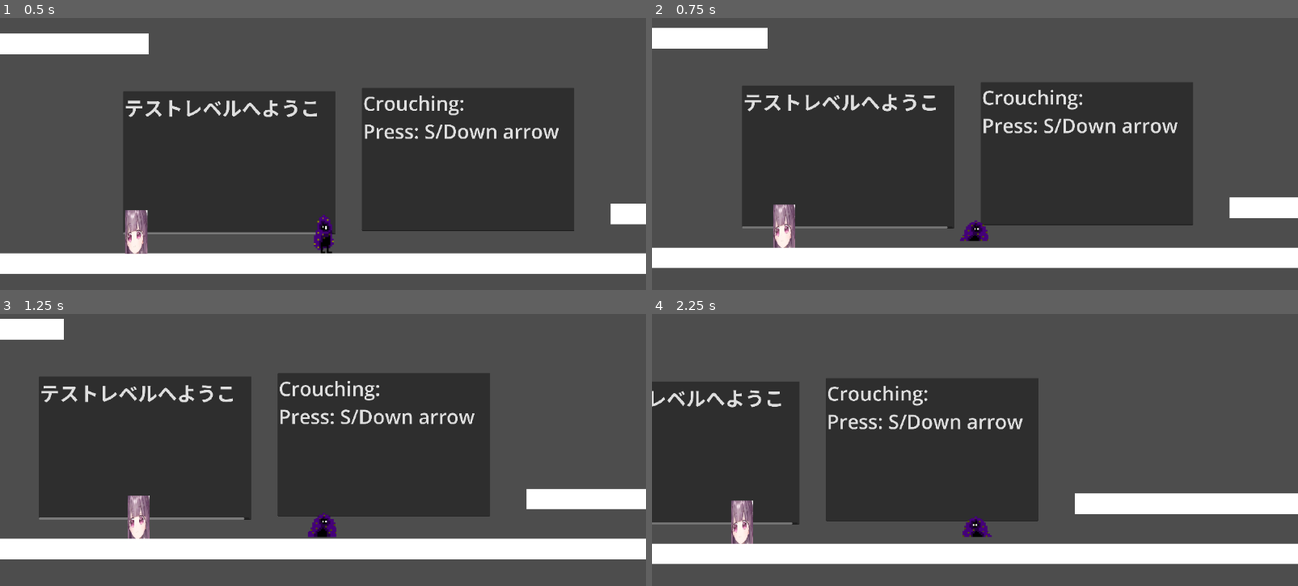
Above: before the commit, frames 1-4 (two rows, left to right).
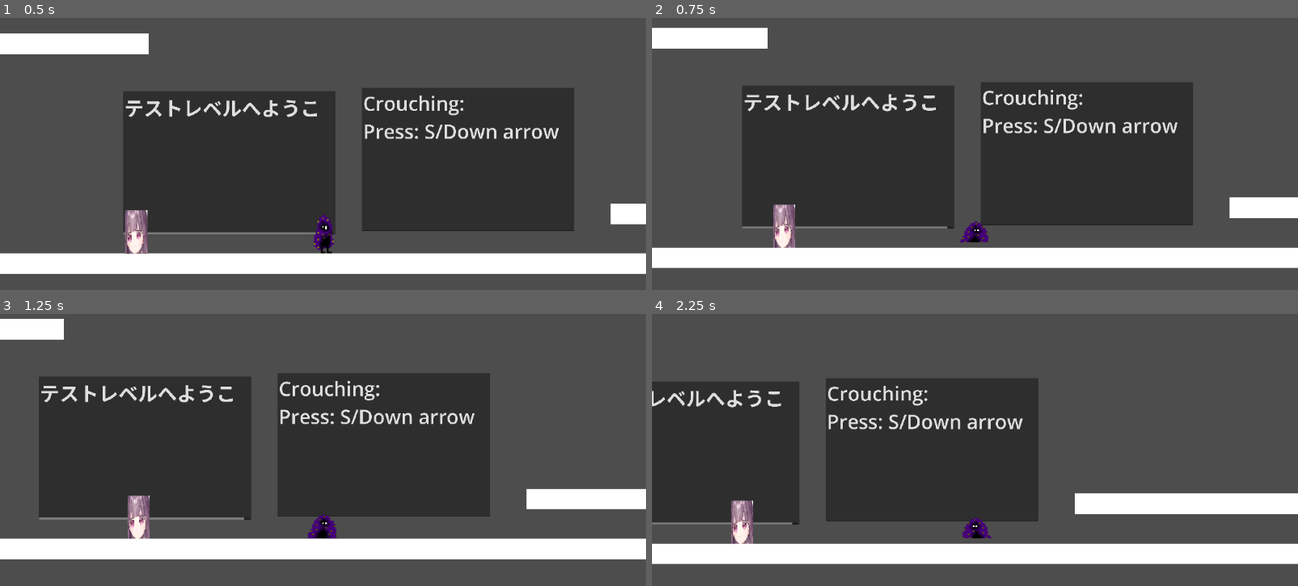
Above: after the commit, the same moments.

Repository: SoopyTM/game-for-people
Game: Godot game, scene res://Temp Assets + Scenes/Testing level.tscn
Two runs of this game, one before a commit and one after it. Both use one fixed random seed, a clock stepped at 60 frames per second and the inputs below.
Inputs:
- Up to frame 1 (0.5 s): no input
- Up to frame 2 (0.75 s): hold D (Walk_Right) from 0.53 s (still down); hold S (Crouch) from 0.53 s (still down)
- Up to frame 3 (1.25 s): keep holding D (Walk_Right); keep holding S (Crouch); tap Space (Jump) at 0.77 s
- Up to frame 4 (2.25 s): release S (Crouch) at 1.28 s; tap S (Crouch) at 1.35 s; tap Space (Jump) at 1.52 s; release D (Walk_Right) at 2.03 s; hold A (Walk_Left) from 2.03 s (still down); hold S (Crouch) from 2.03 s (still down)

Frame 1 is identical in both runs. In frame 2, 0.1% of the frame differs, in the area x 47-53%, y 74-83%; in frame 3, 0.1%; in frame 4, 0.1%.

Commit message:
Fixed floating crouch

Diff:
--- a/Scripts/collision_shape_2d.gd
+++ b/Scripts/collision_shape_2d.gd
@@ -23,7 +23,7 @@
 func _process(delta: float) -> void:
 	if Input.is_action_pressed("Crouch") or raycast_above.is_colliding():
 		animatedSprite2D.play("Crouching")
-		animatedSprite2D.position.y = -40
+		animatedSprite2D.position.y = -35
 		scale.y = 0.5  # Scale CollisionShape2D (height).
 		if Input.is_action_pressed("Walk_Left"):
 			lastHFlip = true
